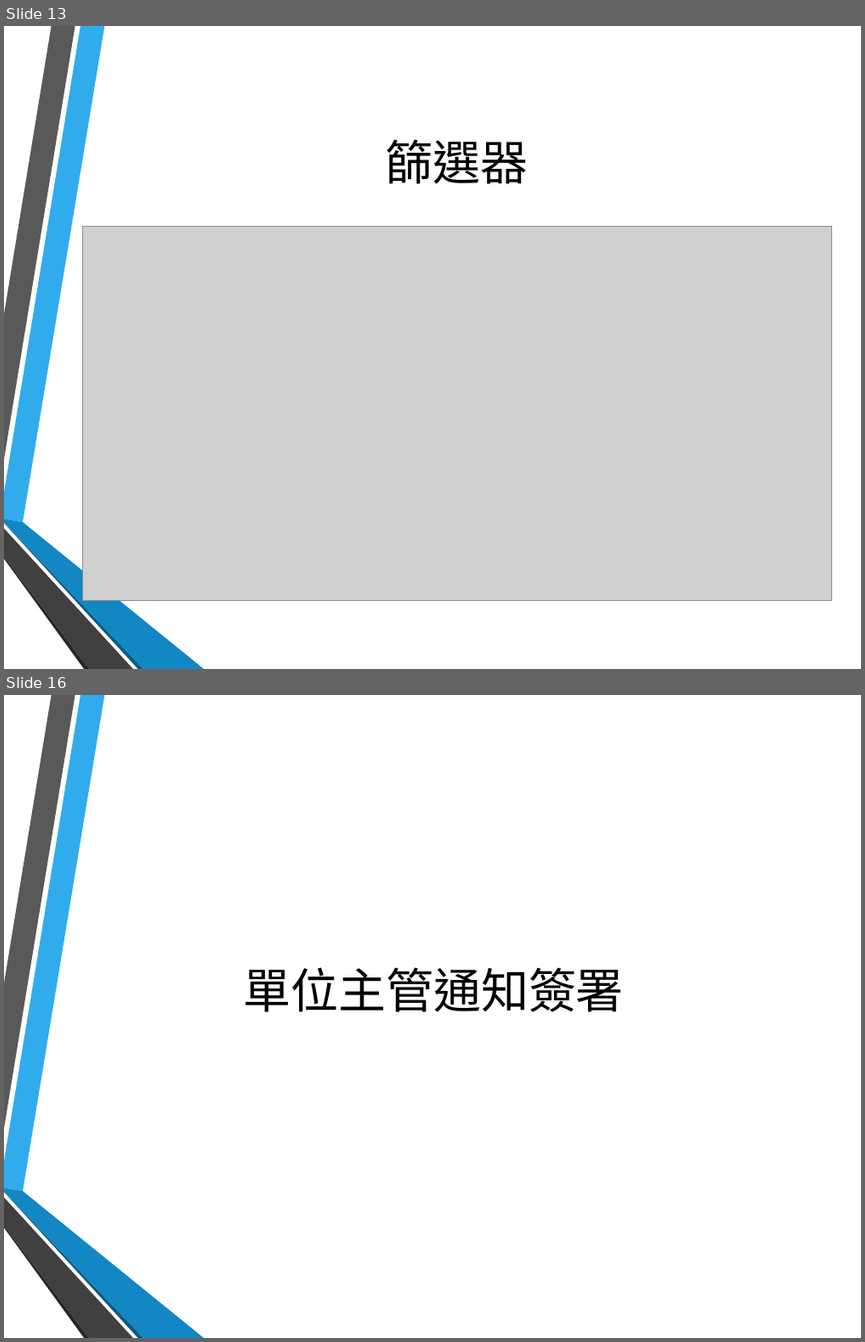
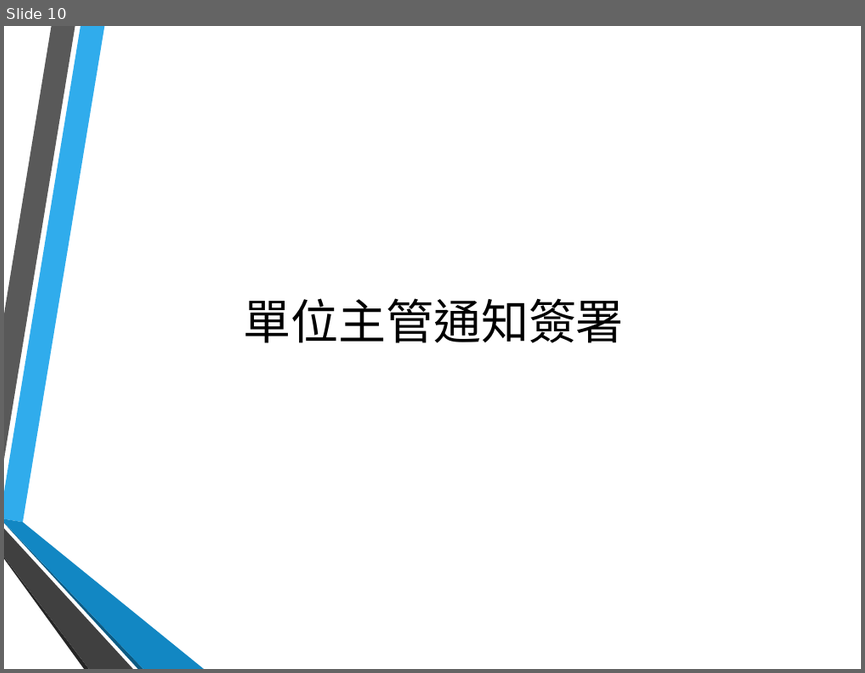
Before and after one commit to hsinewu/pia, a slide deck: Contest/FinalPresentation.pptx. Shown one above the other, each under a label of ours: slides 13 and 16 before the commit, slide 10 after it; the slides between them are not shown. The pictures are 865x1342 and 865x673 pixels, drawn with LibreOffice and Linux fonts; fonts in the diff are those of the drawing; grey boxes stand for pictures; background and template pictures are left out. Boxes give left, top, right and bottom in pixels: in the first picture for what was removed or moved away, otherwise in the second. Text is boxed around its words. In the diff, an @@ line names an element or a change of style, - is before the commit and + after.

```diff
--- a/Contest/FinalPresentation.pptx
+++ b/Contest/FinalPresentation.pptx
@@ slide 13 removed at box(4, 26, 861, 669), background picture (left out); not listed: 6 template elements that a slide beside it also shows @@
@@ title removed at box(386, 139, 528, 184) @@
-篩選器
@@ picture removed at box(83, 226, 832, 600) @@
@@ what was slide 16 is now slide 10 @@
```
Also in this commit, not shown: 4 slides changed, 11 other slides removed.
